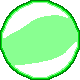
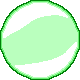
Comparing the layer stacks of the two 80×80 images. Changes:
added layer "Paint Layer 1" (1st of 2) (59%) above "Paint Layer 1" over [left=1, top=1, right=79, bottom=79]
painted on "Paint Layer 1" (2nd of 2) over [left=1, top=1, right=79, bottom=79]
